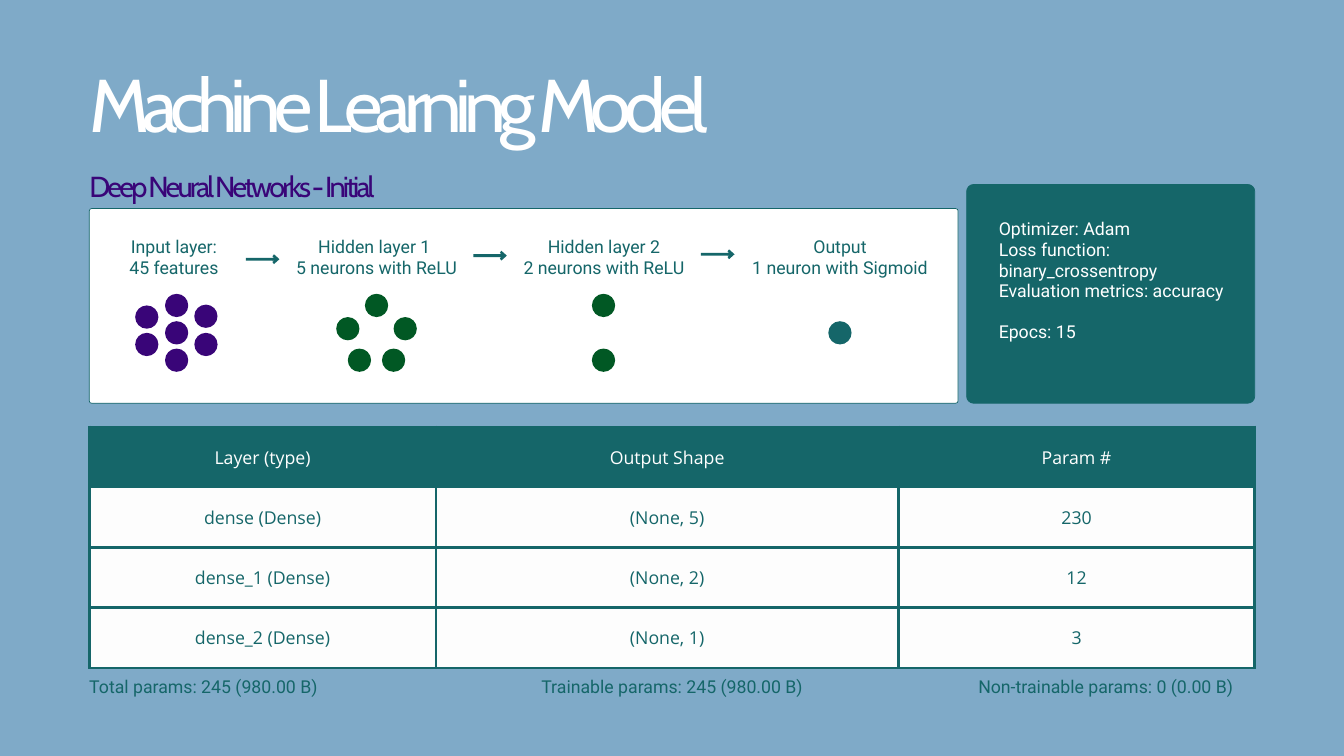
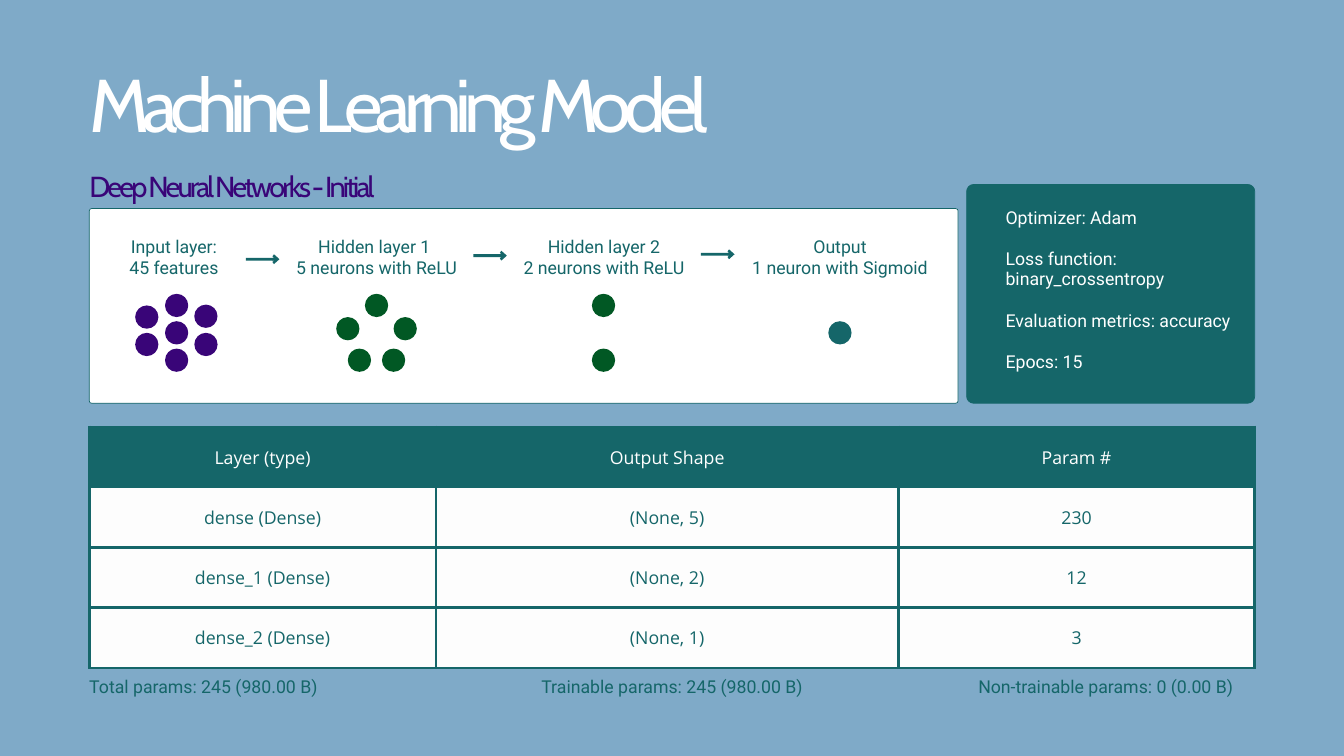
Before and after one commit to Muz32/Predicting-Dementia-with-Machine-Learning, a slide deck: slide 6 of Project Presentation/Predicting Dementia-06-08-24-1.25pm.pptx. Drawn at 1344x756 pixels with LibreOffice and Linux fonts; fonts in the diff are those of the drawing. Boxes give left, top, right and bottom in pixels: in the first picture for what was removed or moved away, otherwise in the second. Text is boxed around its words. In the diff, an @@ line names an element or a change of style, - is before the commit and + after.

```diff
--- a/Project Presentation/Predicting Dementia-06-08-24-1.25pm.pptx
+++ b/Project Presentation/Predicting Dementia-06-08-24-1.25pm.pptx
@@ text "Optimizer: Adam" rewrapped from (x1=999, y1=221, x2=1224, y2=342) to (x1=1006, y1=210, x2=1230, y2=372) @@
```
Also in this commit, not shown: 1 other slide changed, 3 other files.
